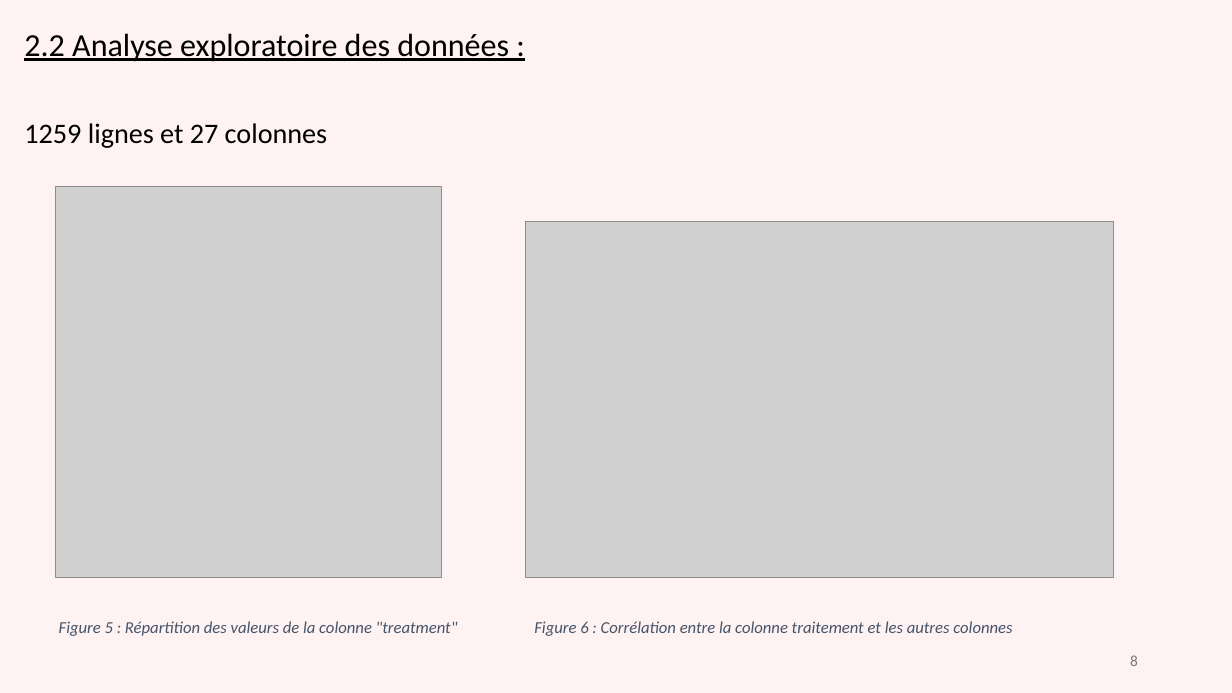
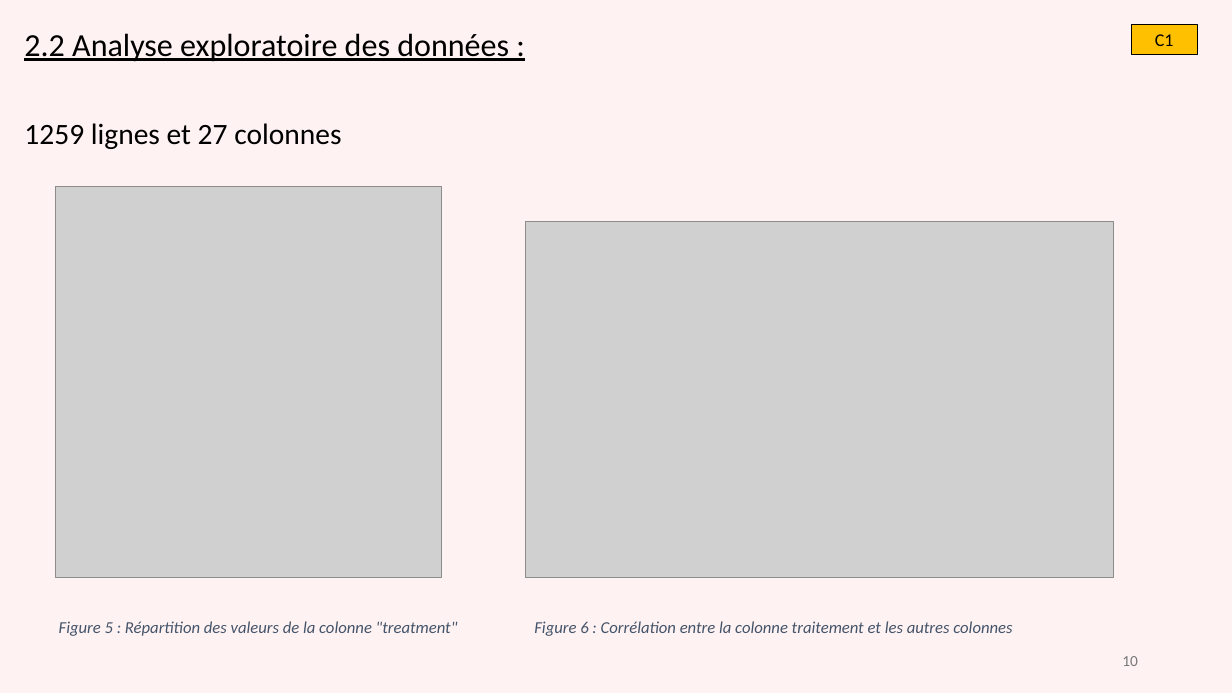
Before and after one commit to gdaume24/Projet-chef-oeuvre, a slide deck: slide 10 of E1/diapo.PPTX (slide 8 before the commit). Drawn at 1232x693 pixels with LibreOffice and Linux fonts; fonts in the diff are those of the drawing; grey boxes stand for pictures. Boxes give left, top, right and bottom in pixels: in the first picture for what was removed or moved away, otherwise in the second. Text is boxed around its words. In the diff, an @@ line names an element or a change of style, - is before the commit and + after.

```diff
--- a/E1/diapo.PPTX
+++ b/E1/diapo.PPTX
@@ rectangle added at (1131,24,1197,54), fill #FFC000, outline #000000 0.25 pt, 14 pt, text #000000 @@
+C1
@@ text at (24,123,341,149): size 22 to 23 pt in "1259 lignes et 27 colonnes" @@
@@ page number at (1122,656,1138,666): text changed @@
-8
+10
```
Also in this commit, not shown: 17 other slides changed, 4 slides added, 4 other files.
